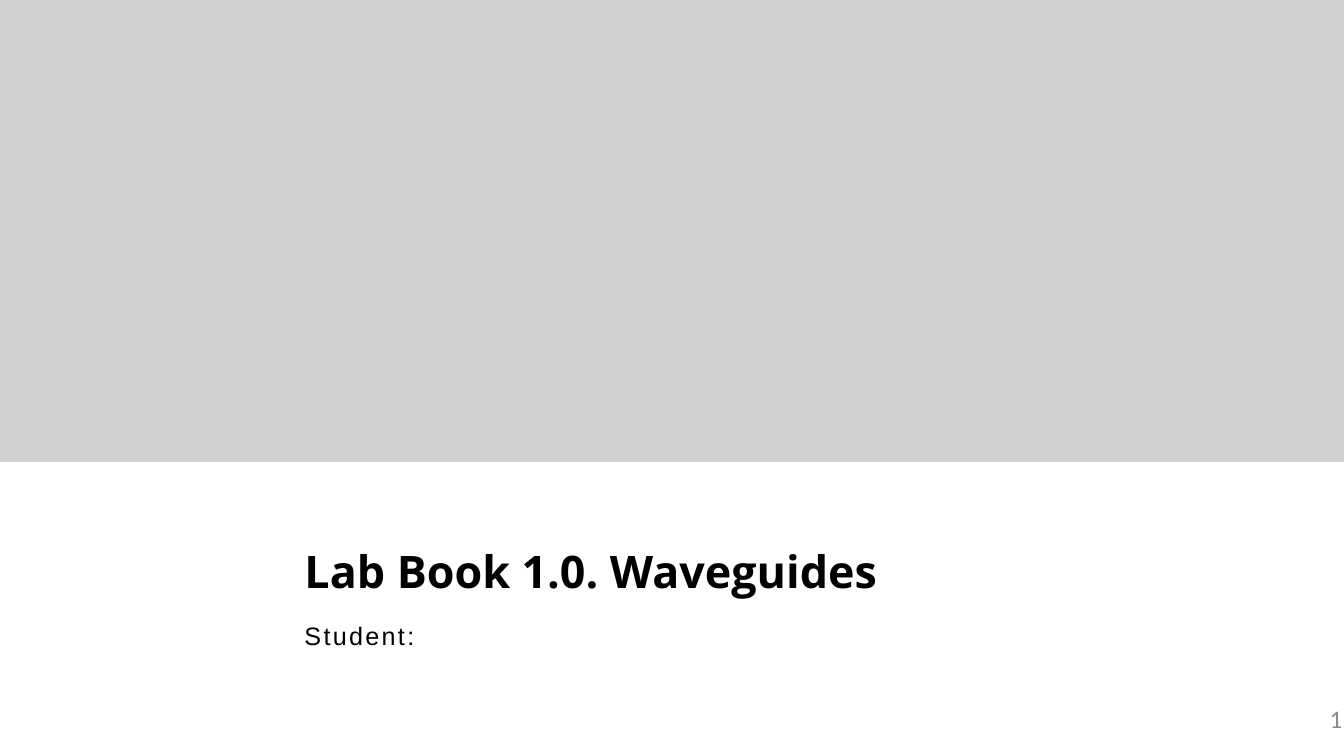
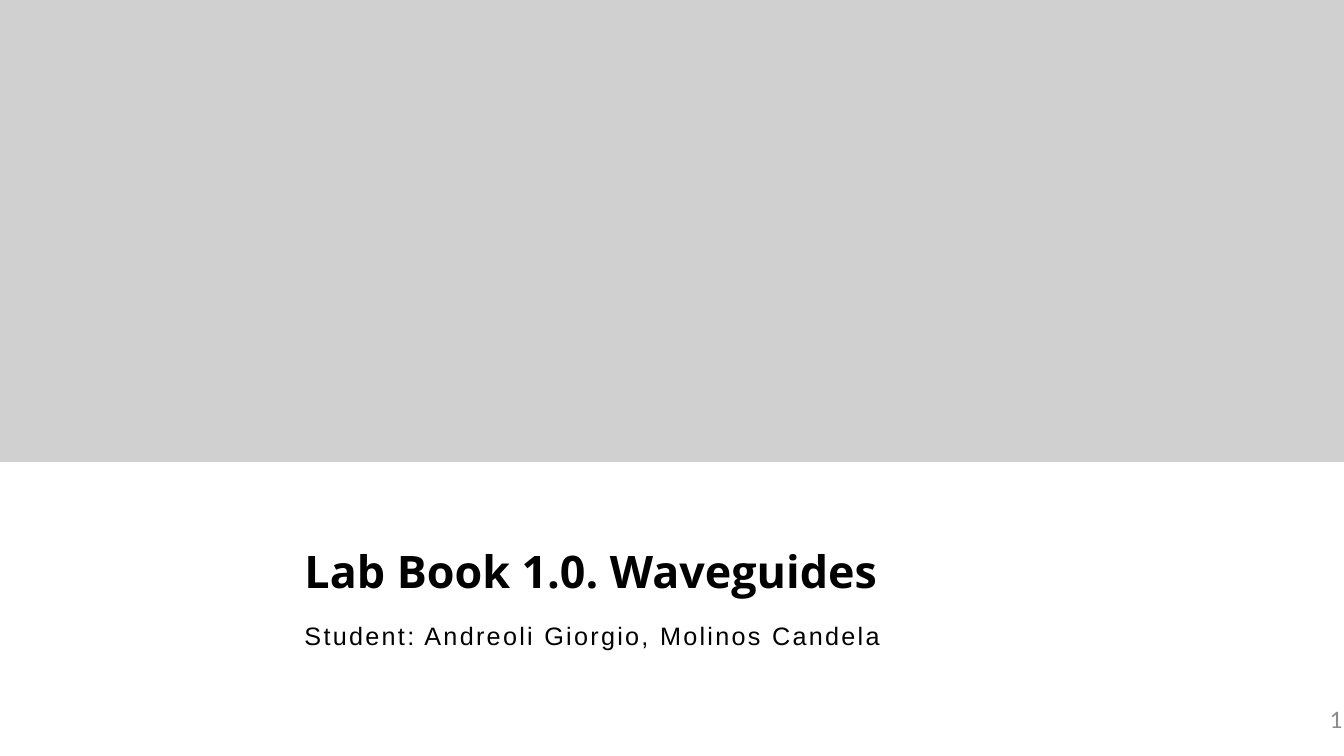
Before and after one commit to cjgllj/cifoin-lab1, a slide deck: slide 1 of LabBook_10.pptx. Drawn at 1344x756 pixels with LibreOffice and Linux fonts; fonts in the diff are those of the drawing; grey boxes stand for pictures; background and template pictures are left out. Boxes give left, top, right and bottom in pixels: in the first picture for what was removed or moved away, otherwise in the second. Text is boxed around its words. In the diff, an @@ line names an element or a change of style, - is before the commit and + after.

Commit message:
powerpoint modification

```diff
--- a/LabBook_10.pptx
+++ b/LabBook_10.pptx
@@ text at <box>304,626,880,650</box>: text changed @@
-Student:
+Student: Andreoli Giorgio, Molinos Candela
```
Also in this commit, not shown: 1 other file.
